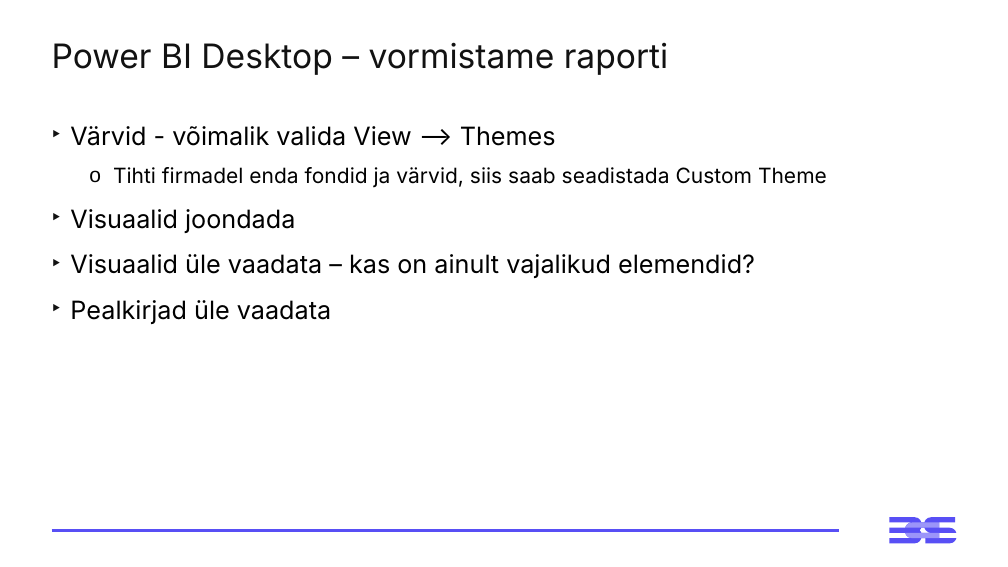
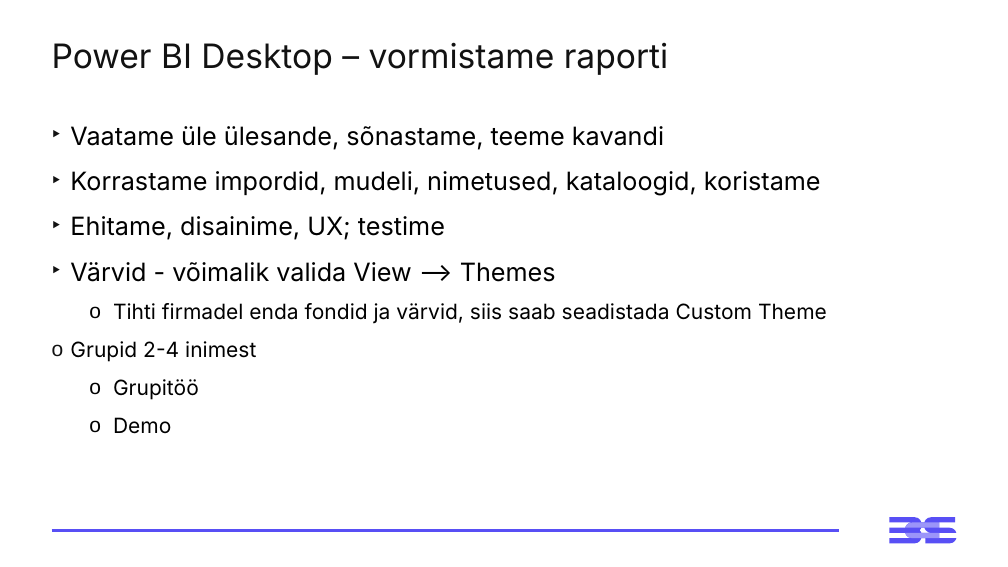
Before and after one commit to emilieabel/andmetarkus, a slide deck: slide 33 of Materjalid/Day3 M Visuaalid Andmelugu/3-paev-andmetarkus-esitlus.pptx (slide 37 before the commit). Drawn at 1008x567 pixels with LibreOffice and Linux fonts; fonts in the diff are those of the drawing. Boxes give left, top, right and bottom in pixels: in the first picture for what was removed or moved away, otherwise in the second. Text is boxed around its words. In the diff, an @@ line names an element or a change of style, - is before the commit and + after.

```diff
--- a/Materjalid/Day3 M Visuaalid Andmelugu/3-paev-andmetarkus-esitlus.pptx
+++ b/Materjalid/Day3 M Visuaalid Andmelugu/3-paev-andmetarkus-esitlus.pptx
@@ text at (70, 126, 821, 240): paragraphs added @@
+‣ Vaatame üle ülesande, sõnastame, teeme kavandi
+‣ Korrastame impordid, mudeli, nimetused, kataloogid, koristame
+‣ Ehitame, disainime, UX; testime
@@ text at (70, 341, 256, 434): text changed; size 24 to 20 pt @@
-‣ Visuaalid joondada
-‣ Visuaalid üle vaadata – kas on ainult vajalikud elemendid?
-‣ Pealkirjad üle vaadata
+o Grupid 2-4 inimest
+  o Grupitöö
+  o Demo
```
Also in this commit, not shown: 14 other slides changed, 4 slides added, 4 slides removed, 4 other files.
